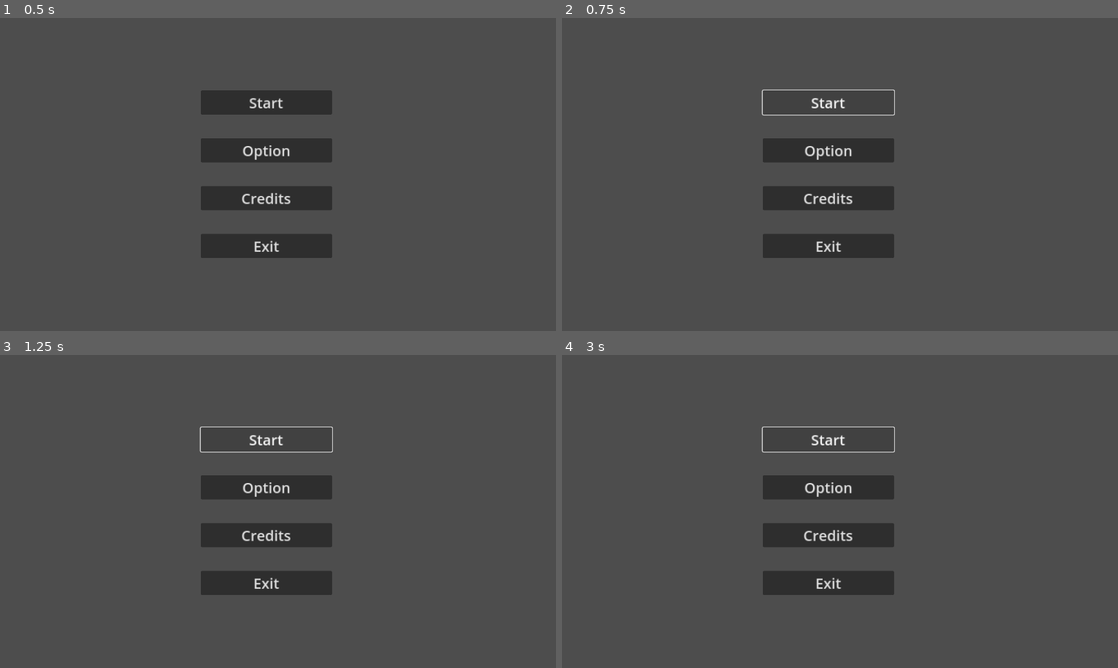
Above: before the commit, frames 1-4 (two rows, left to right).
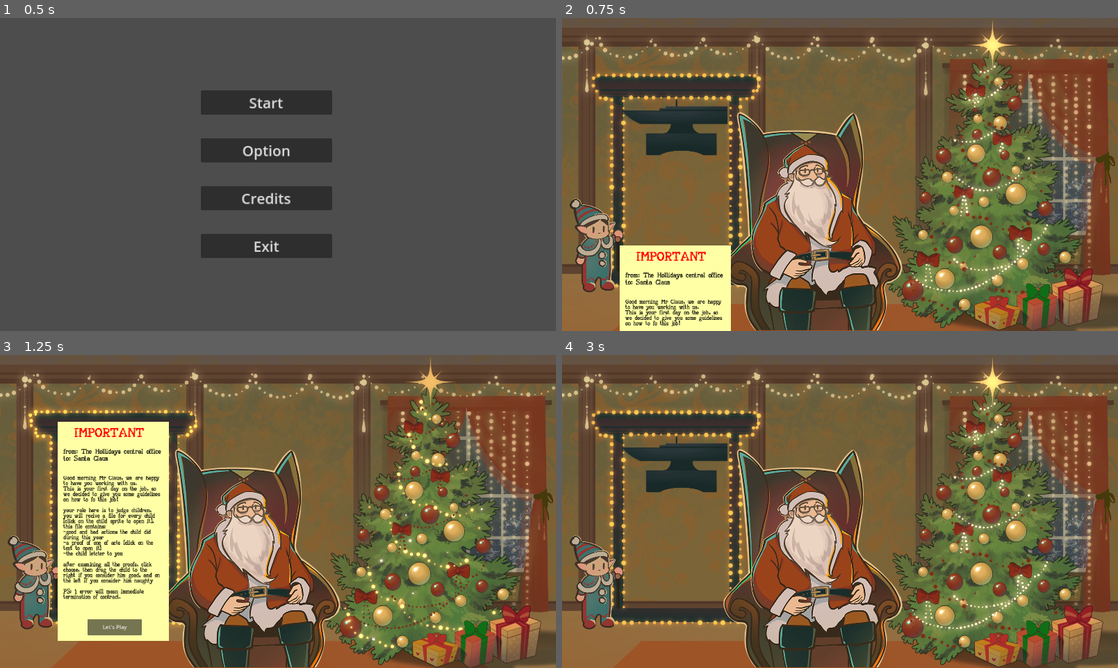
Above: after the commit, the same moments.

Repository: Zapzoop/chritmasgamejam
Game: Godot game, scene res://main_menu/mainmenu.tscn
The game is run twice, just before and just after one commit, with the same random seed, the same clock (stepped at 60 frames per second) and the same inputs. Sound files missing from this copy of the repository are replaced by a short silence.
Inputs (mouse positions are in pixels of both pictures, inside the frame that each line leads up to):
- Up to frame 1 (0.5 s): no input
- Up to frame 2 (0.75 s): click "Start" at 0.5 s
- Up to frame 3 (1.25 s): no input
- Up to frame 4 (3 s): click (828, 439) at 1.25 s, where only the run before the commit has a clickable "Start"; click (678, 605) at 2 s, where only the run after the commit has a clickable "Let's Play"; click (828, 439) at 2.75 s, where only the run before the commit has a clickable "Start"

Frame 1 is identical in both runs. In frame 2, 93% of the frame differs, in the area x 0-100%, y 0-100%; in frame 3, 92%; in frame 4, 93%.

Commit message:
Partial animation part 2

Diff:
--- a/character/child/child.gd
+++ b/character/child/child.gd
@@ -31,6 +31,8 @@
 
 func _physics_process(delta):
 	if Input.is_action_just_pressed("click") and can_move and !clicked:
+		Global.levelins.sfx.paper("show")
+		Global.levelins.sfx.santa_file()
 		report.visible = true
 		anim.play("open")
 	if Input.is_action_just_pressed("click") and can_move and clicked:
@@ -75,8 +77,6 @@
 						put_on_presents_child()
 						sfx.present()
 					Global.score += 5
-
-
 				else:
 					if self.global_position.x < $/root/Level/center.global_position.x:
 						put_on_anvil_child()
--- a/generator/generator.gd
+++ b/generator/generator.gd
@@ -244,6 +244,8 @@
 	for i in range(len(selected_bad_habits)):
 		negative_score += selected_bad_habits[keylist_bad[i]]
 	var total = positive_score + negative_score #Calculates the score
+	if total == 0:
+		total += 1
 	parent.child_score = total
 	print("My score " + str(total))
 	selected_bad_habits = {} #Emptying occupied habits
--- a/mainlevel/level.gd
+++ b/mainlevel/level.gd
@@ -83,10 +83,3 @@
 
 func _on_anvill_animation_finished():
 	$gullotine/anvill.play("idle",0.7)
-
-func _on_file_pressed():
-	if $child.get_child_count():
-		sfx.paper("show")
-		sfx.santa_file()
-		$child.get_child(0).report.visible = true
-		$child.get_child(0).anim.play("open")
--- a/mainlevel/level.tscn
+++ b/mainlevel/level.tscn
@@ -1,5 +1,4 @@
-[gd_scene load_steps=38 format=3 uid="uid://vuqfwpbiwr2m"]
-
+[gd_scene load_steps=39 format=3 uid="uid://vuqfwpbiwr2m"]
 [ext_resource type="Script" path="res://mainlevel/level.gd" id="1_xguva"]
 [ext_resource type="PackedScene" uid="uid://crd2ohkb3lewo" path="res://assets/scenes&scripts/tutorial.tscn" id="2_prt3w"]
 [ext_resource type="Texture2D" uid="uid://bwuje4q6anm0o" path="res://assets/graphics/bg.jpeg" id="3_2apgr"]
@@ -18,6 +17,7 @@
 [ext_resource type="Texture2D" uid="uid://fal50oxwevwn" path="res://assets/graphics/anvill/KillChild/KillChild8.png" id="14_7s4k7"]
 [ext_resource type="Texture2D" uid="uid://c5m0162b6wbn6" path="res://assets/graphics/anvill/KillChild/KillChild9.png" id="15_1fpsj"]
 [ext_resource type="Texture2D" uid="uid://dqi7ig3mvpehr" path="res://assets/graphics/Santa/Idle/SantaIDLE.png" id="18_pdscm"]
+[ext_resource type="PackedScene" uid="uid://cn6wa3pvcs31o" path="res://assets/sound/sounds.tscn" id="18_tk7ho"]
 [ext_resource type="Texture2D" uid="uid://dsrjap5xaol6u" path="res://assets/graphics/Santa/Win/SantaWin1.png" id="18_rto45"]
 [ext_resource type="Texture2D" uid="uid://cfh8aewvu57j" path="res://assets/graphics/Santa/Win/SantaWin2.png" id="19_u04an"]
 [ext_resource type="Texture2D" uid="uid://jge1gmxxwaei" path="res://assets/graphics/Santa/Win/SantaWin3.png" id="20_kmcug"]
